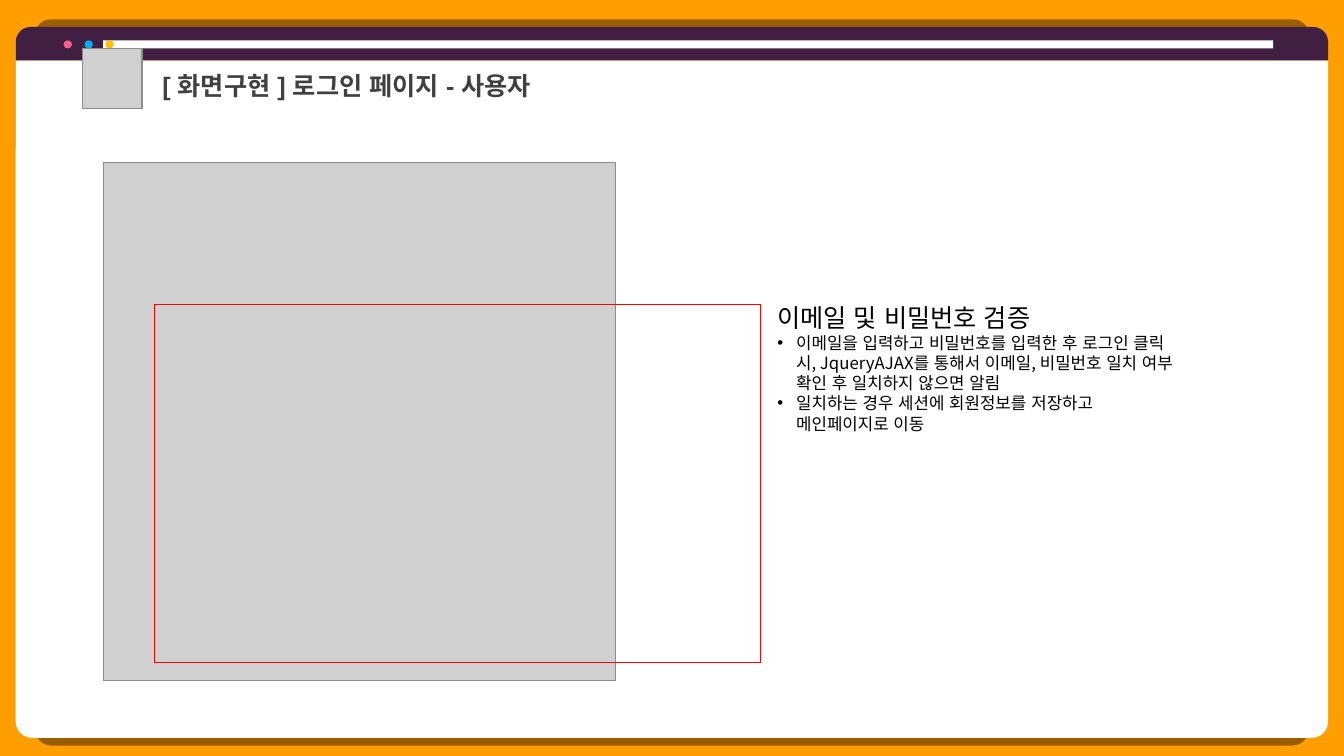
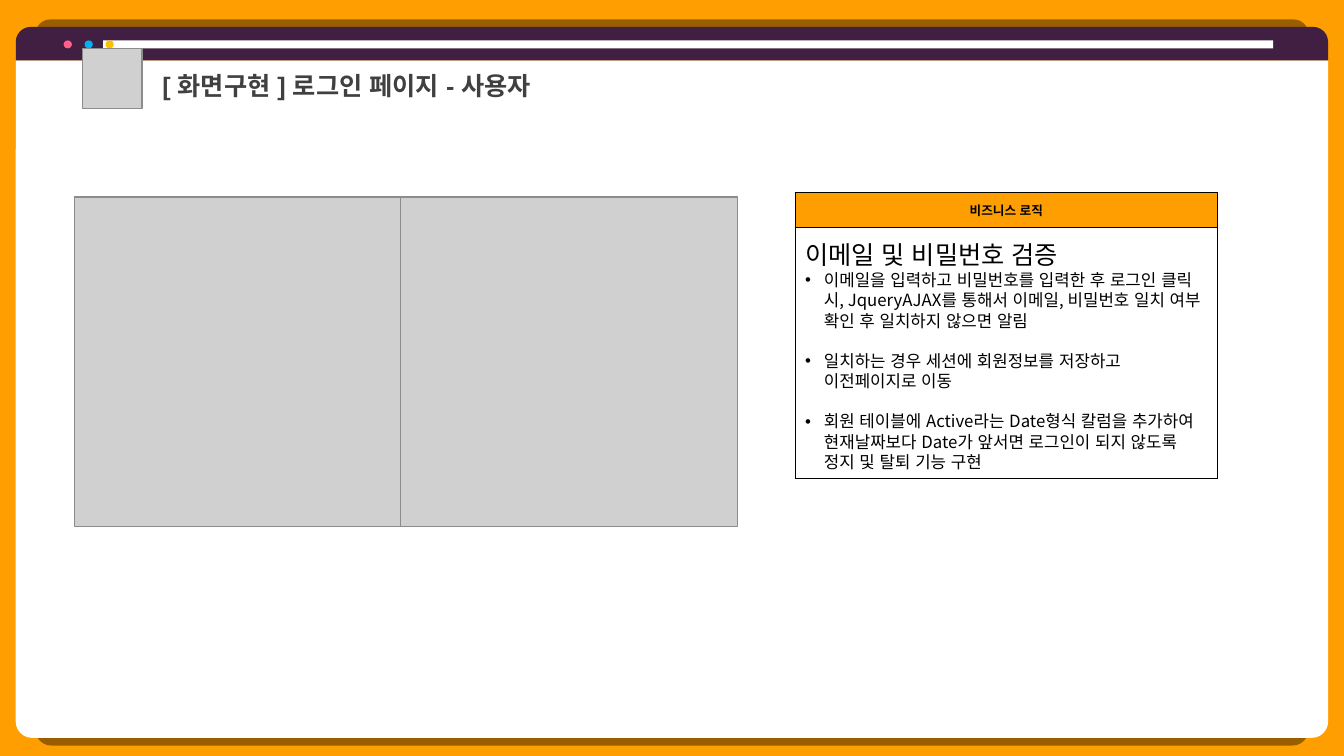
Before and after one commit to hhsw07/ezen-academy-projects, a slide deck: slide 16 of 0 발표용 파워포인트/project06 - 파워포인트 종합 - 형준.pptx (slide 13 before the commit). Drawn at 1344x756 pixels with LibreOffice and Linux fonts; fonts in the diff are those of the drawing; grey boxes stand for pictures. Boxes give left, top, right and bottom in pixels: in the first picture for what was removed or moved away, otherwise in the second. Text is boxed around its words. In the diff, an @@ line names an element or a change of style, - is before the commit and + after.

```diff
--- a/0 발표용 파워포인트/project06 - 파워포인트 종합 - 형준.pptx
+++ b/0 발표용 파워포인트/project06 - 파워포인트 종합 - 형준.pptx
@@ picture: place and size @@
-picture at <box>103,162,615,681</box>
+picture at <box>75,197,400,526</box>
@@ picture added at <box>400,197,737,526</box> @@
@@ table added at <box>796,193,1218,479</box>, 2 rows, 1 columns @@
+비즈니스 로직
+
@@ text "이메일 및 비밀번호 검증": place and size @@
-text "이메일 및 비밀번호 검증" at <box>777,306,1173,432</box>
+text "이메일 및 비밀번호 검증" at <box>805,243,1201,470</box>
@@ rectangle removed at <box>155,304,761,663</box> @@
@@ text at <box>824,353,1194,470</box>: text changed @@
-• 일치하는 경우 세션에 회원정보를 저장하고 메인페이지로 이동
+• 일치하는 경우 세션에 회원정보를 저장하고 이전페이지로 이동
+• 회원 테이블에 Active라는 Date형식 칼럼을 추가하여 현재날짜보다 Date가 앞서면 로그인이 되지 않도록 정지 및 탈퇴 기능 구현
```
Also in this commit, not shown: 15 other slides changed, 8 slides added, 22 slides removed, 12 other files.
